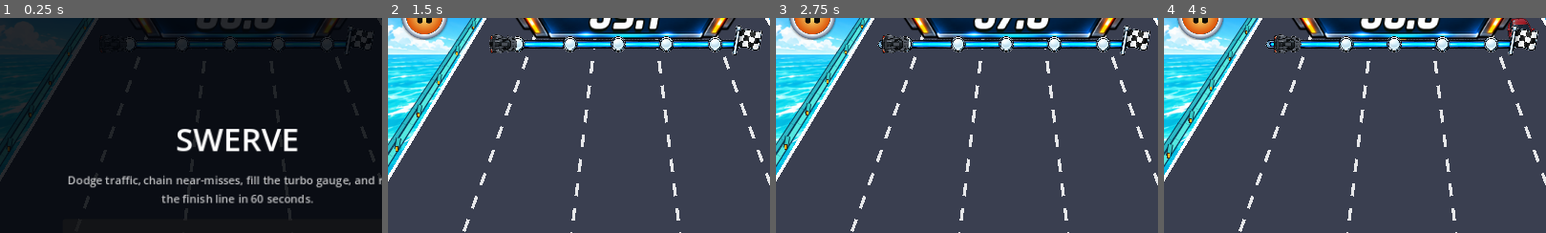
Above: before the commit, frames 1-4 (left to right).
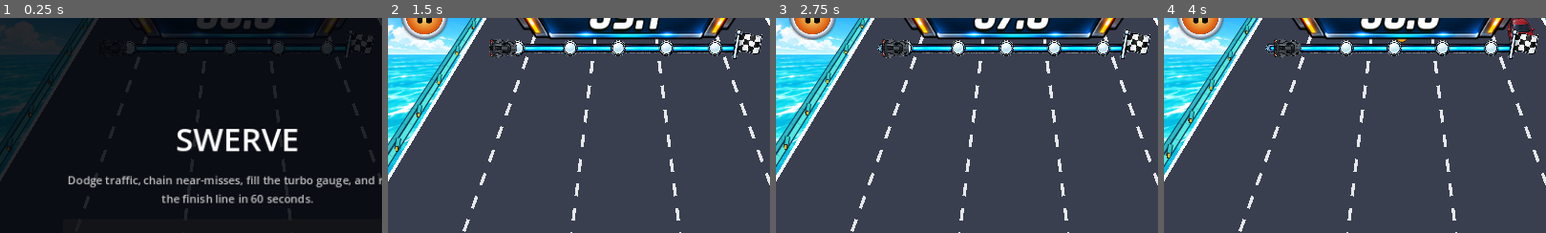
Above: after the commit, the same moments.

Repository: kjs8806/swerve
Game: Godot game, scene res://scenes/Main.tscn
The game is run twice, just before and just after one commit, with the same random seed, the same clock (stepped at 60 frames per second) and the same inputs.
Inputs:
- Up to frame 1 (0.25 s): no input
- Up to frame 2 (1.5 s): click "TAP TO START" at 0.5 s; tap Enter at 1.25, 1.35 s; hold Right from 1.28 s (still down)
- Up to frame 3 (2.75 s): tap Space at 1.52, 2.27 s; release Right at 2.03 s; hold Left from 2.03 s (still down); tap Enter at 2.1 s
- Up to frame 4 (4 s): release Left at 2.78 s; hold Right from 2.78 s (still down); tap Enter at 2.85, 3.6 s; tap Space at 3.77 s
The pictures show only the part of the screen within x 19-69%, y 7-57%; the shares and areas given below are measured in that part.

The runs differ from the first frame. In frame 1, 1.4% of the frame differs, in the area x 26-98%, y 4-19%; in frame 2, 4.8%, in the area x 26-98%, y 3-20%; in frame 3, 4.7%; in frame 4, 4.7%.

Commit message:
Nudge progress track down and fix coins/turbo pickups collecting early
Coin and turbo pickups were checked against DANGER_ZONE_START (0.83)
instead of COLLIDE_AT (0.97) like obstacles, so they'd disappear into
the player's coin count well before visually reaching the car. Both now
trigger at the same depth obstacles use for collision.

Co-Authored-By: Claude Sonnet 5 <noreply@anthropic.com>
Claude-Session: https://claude.ai/code/session_01QqagUjceaYyhY4xqvSyKnT

Diff:
--- a/godot/scenes/Main.tscn
+++ b/godot/scenes/Main.tscn
@@ -89,9 +89,9 @@
 anchor_left = 0.5
 anchor_right = 0.5
 offset_left = -180.0
-offset_top = 44.0
+offset_top = 49.0
 offset_right = 180.0
-offset_bottom = 89.0
+offset_bottom = 94.0
 mouse_filter = 2
 
 [node name="ProgressTrackArt" type="TextureRect" parent="HUD/Root/ProgressTrack"]
--- a/godot/scripts/Race.gd
+++ b/godot/scripts/Race.gd
@@ -33,7 +33,6 @@
 # Near-miss timing is intentionally independent from vehicle artwork scale.
 # Starting slightly earlier keeps the maneuver readable with the larger HD cars.
 const NEAR_MISS_ZONE_START := 0.78
-const DANGER_ZONE_START := 0.83
 const COLLIDE_AT := 0.97
 const PASS_AT := 1.08
 const REMOVE_AT := 1.6
@@ -629,7 +628,7 @@
 		if c["collected"]:
 			continue
 		c["p"] += dp
-		if c["lane"] == player_lane and c["p"] >= DANGER_ZONE_START and c["p"] < COLLIDE_AT + 0.05:
+		if c["lane"] == player_lane and c["p"] >= COLLIDE_AT and c["p"] < COLLIDE_AT + 0.05:
 			c["collected"] = true
 			coins += 1
 			coin_punch_t = COIN_PUNCH_DURATION
@@ -642,7 +641,7 @@
 		if pickup["collected"]:
 			continue
 		pickup["p"] += dp
-		if pickup["lane"] == player_lane and pickup["p"] >= DANGER_ZONE_START and pickup["p"] < COLLIDE_AT + 0.05:
+		if pickup["lane"] == player_lane and pickup["p"] >= COLLIDE_AT and pickup["p"] < COLLIDE_AT + 0.05:
 			pickup["collected"] = true
 			_activate_timed_turbo()
 
